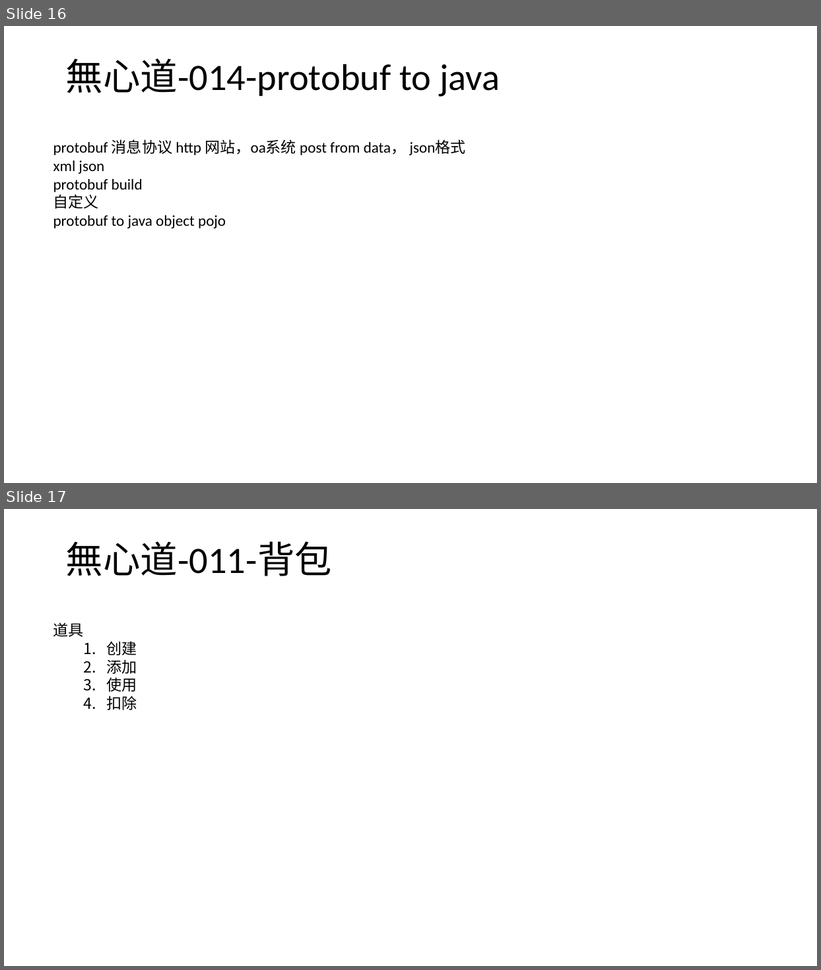
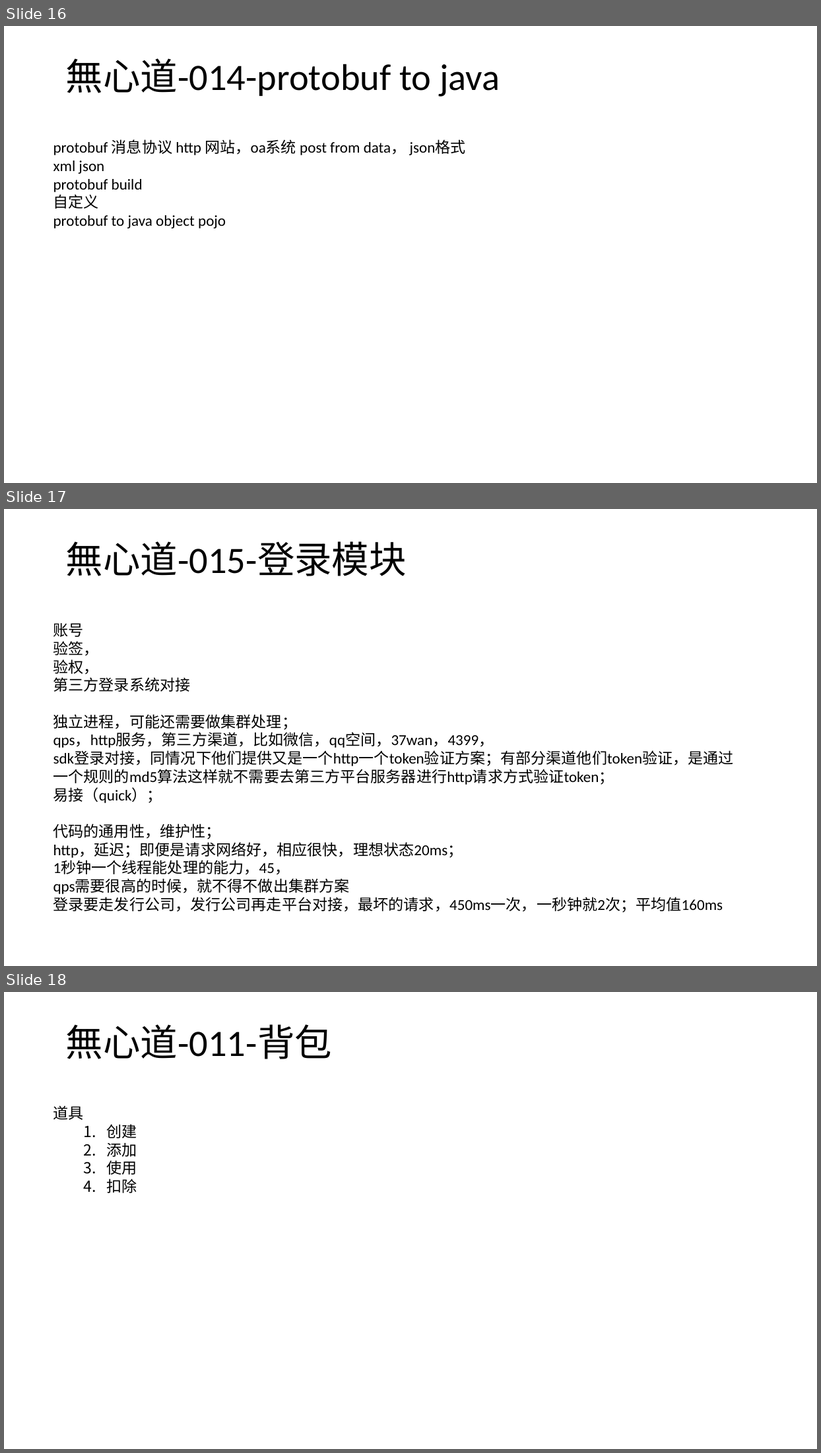
Before and after one commit to wxd-gaming/wxdgaming.spring.boot, a slide deck: 無心道快速开发演示文稿.pptx. Shown one above the other, each under a label of ours: slides 16 and 17 before the commit, slides 16, 17 and 18 after it. The pictures are 821x970 and 821x1453 pixels, drawn with LibreOffice and Linux fonts; fonts in the diff are those of the drawing. Boxes give left, top, right and bottom in pixels: in the first picture for what was removed or moved away, otherwise in the second. Text is boxed around its words. In the diff, an @@ line names an element or a change of style, - is before the commit and + after.

Commit message:
【新增】演讲稿，登录篇

```diff
--- a/無心道快速开发演示文稿.pptx
+++ b/無心道快速开发演示文稿.pptx
@@ slide 17 added at bbox=[4, 509, 817, 966], background #FFFFFF @@
@@ title added at bbox=[66, 541, 407, 576], 44 pt, text #000000 @@
+無心道-015-登录模块
@@ text added at bbox=[54, 623, 734, 913], 18 pt, text #000000 @@
+账号
+验签，
+验权，
+第三方登录系统对接
+独立进程，可能还需要做集群处理；
+qps，http服务，第三方渠道，比如微信，qq空间，37wan，4399，
+sdk登录对接，同情况下他们提供又是一个http一个token验证方案；有部分渠道他们token验证，是通过一个规则的md5算法这样就不需要去第三方平台服务器进行http请求方式验证token；
+易接（quick）；
+代码的通用性，维护性；
+http，延迟；即便是请求网络好，相应很快，理想状态20ms；
+1秒钟一个线程能处理的能力，45，
+qps需要很高的时候，就不得不做出集群方案
+登录要走发行公司，发行公司再走平台对接，最坏的请求，450ms一次，一秒钟就2次；平均值160ms
@@ what was slide 17 is now slide 18 @@
```
